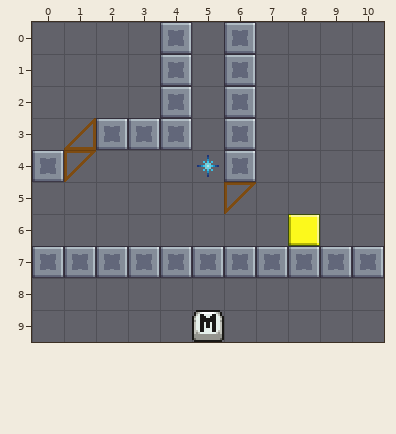
Two versions of a level (Tiled map (JSON), Assets/Level_Editor/TileMap/Froom_1.tmj). Above: the version before the commit.
Cells are 32x32 px. Shown: x 0..10, y 0..9.
After the commit:
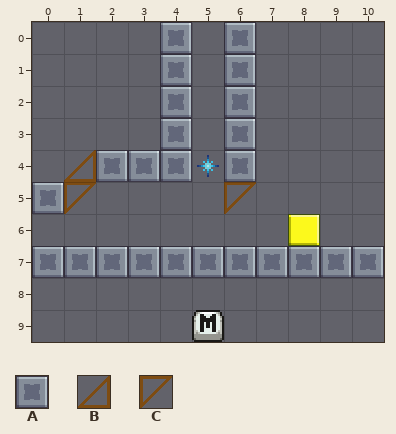
Key: from "tileSet": A 33 "wall", B 106 "bridge", C 117 "bridge".
_ is an empty cell.
Tiles replaced or removed in this view: A, B, C.
Difference:
Changed rows in their new state; . is an unchanged cell.
Layer "Blocks":
first column x 0:
 3 .___.
 4 _BAAA
 5 AC...
Changed places in both pictures, as pixel boxes (x1, y1, x2, y2):
changed: (32, 118, 192, 214)
